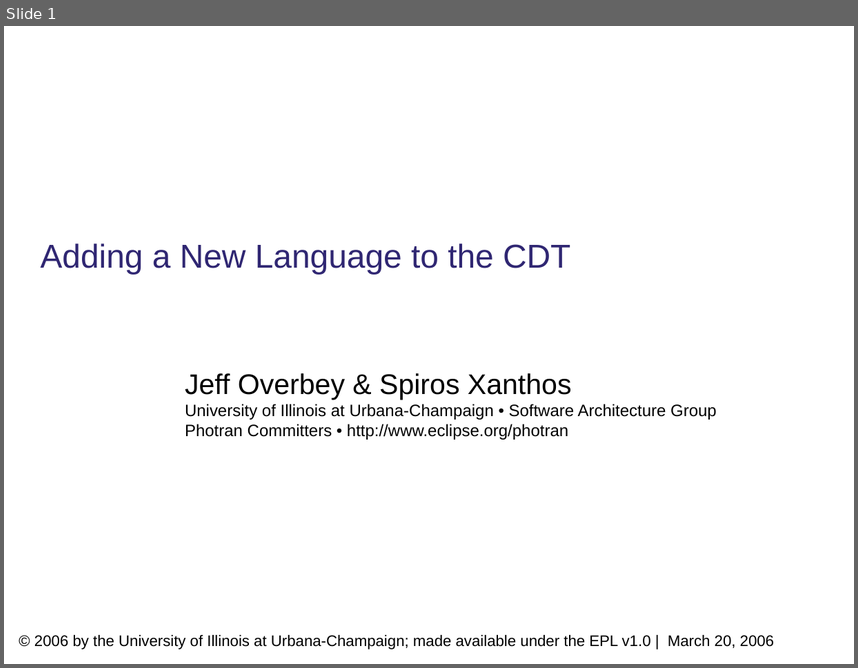
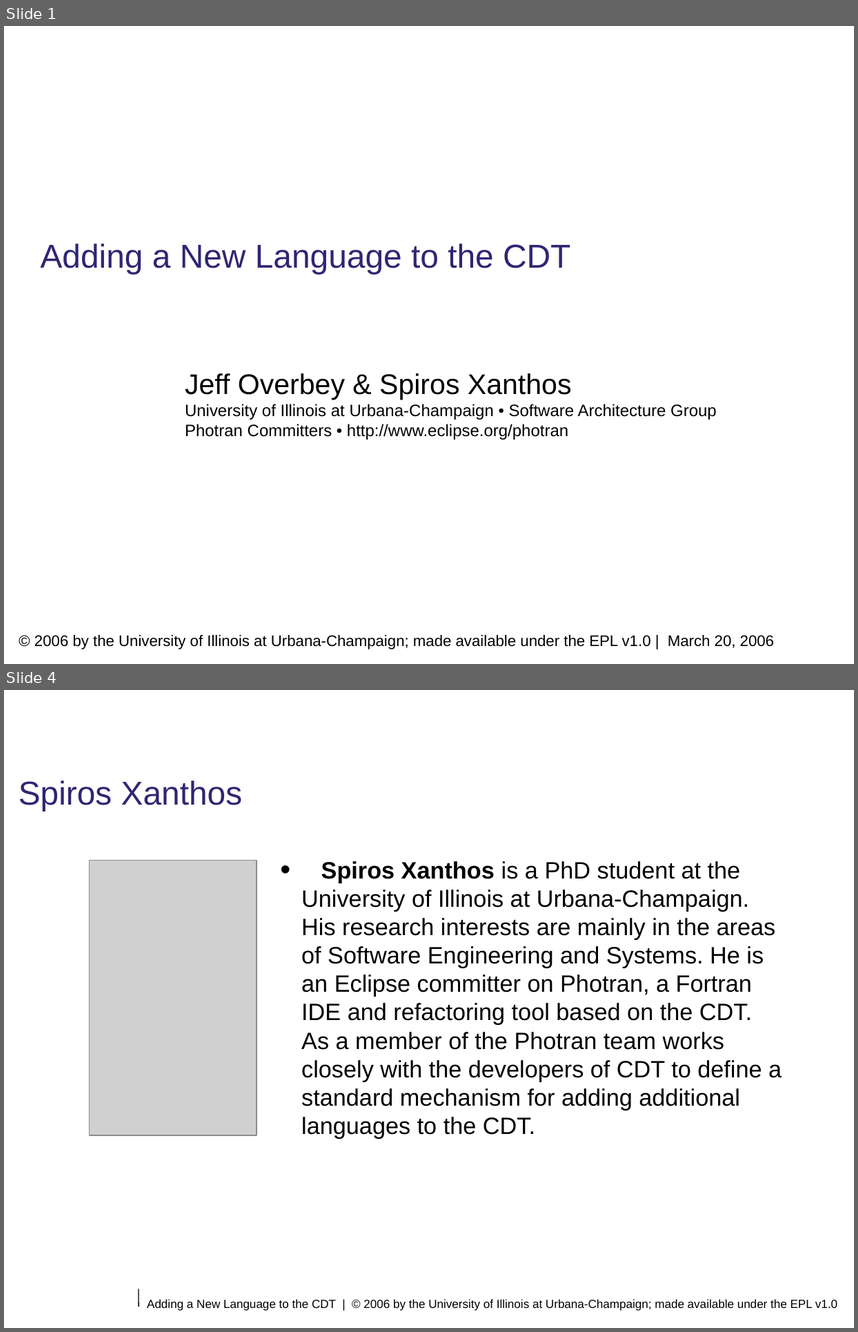
Before and after one commit to eclipse-ptp/ptp.photran, a slide deck: org.eclipse.photran-dev-docs/eclipsecon-2006/welcome-introduction-overview.odp. Shown one above the other, each under a label of ours: slide 1 before the commit, slides 1 and 4 after it; the slides between them are not shown. The pictures are 858x668 and 858x1332 pixels, drawn with LibreOffice and Linux fonts; fonts in the diff are those of the drawing; grey boxes stand for pictures; background and template pictures are left out. Boxes give left, top, right and bottom in pixels: in the first picture for what was removed or moved away, otherwise in the second. Text is boxed around its words. In the diff, an @@ line names an element or a change of style, - is before the commit and + after.

```diff
--- a/org.eclipse.photran-dev-docs/eclipsecon-2006/welcome-introduction-overview.odp
+++ b/org.eclipse.photran-dev-docs/eclipsecon-2006/welcome-introduction-overview.odp
@@ slide 4 added at (x1=4, y1=690, x2=854, y2=1328), background #FFFFFF @@
@@ title added at (x1=18, y1=780, x2=243, y2=811), 28 pt, text #2F2672 @@
+Spiros Xanthos
@@ picture added at (x1=89, y1=860, x2=257, y2=1136) @@
@@ text added at (x1=301, y1=861, x2=782, y2=1138), 20 pt, text #000000 @@
+• Spiros Xanthos is a PhD student at the University of Illinois at Urbana-Champaign. His research interests are mainly in the areas of Software Engineering and Systems. He is an Eclipse committer on Photran, a Fortran IDE and refactoring tool based on the CDT. As a member of the Photran team works closely with the developers of CDT to define a standard mechanism for adding additional languages to the CDT.
@@ line added from (139, 1288) to (139, 1306), #000000 0.74 pt @@
@@ text added at (x1=147, y1=1299, x2=838, y2=1310), 10 pt, text #000000 @@
+Adding a New Language to the CDT | © 2006 by the University of Illinois at Urbana-Champaign; made available under the EPL v1.0
```
Also in this commit, not shown: 3 slides changed, 3 other slides added, 1 slide removed.
